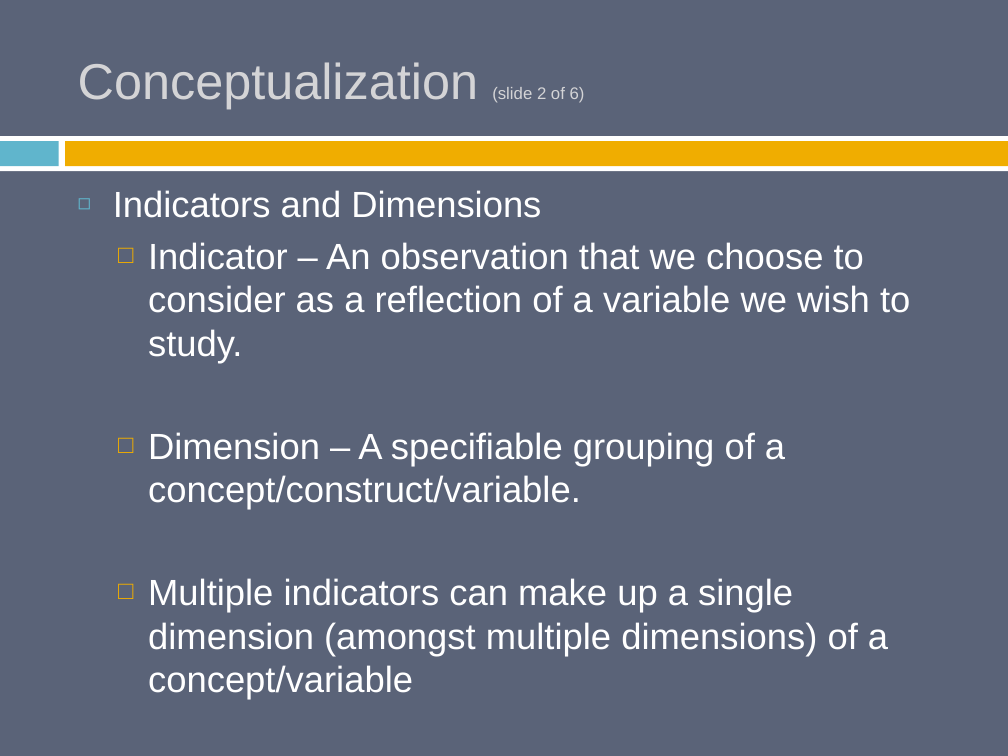
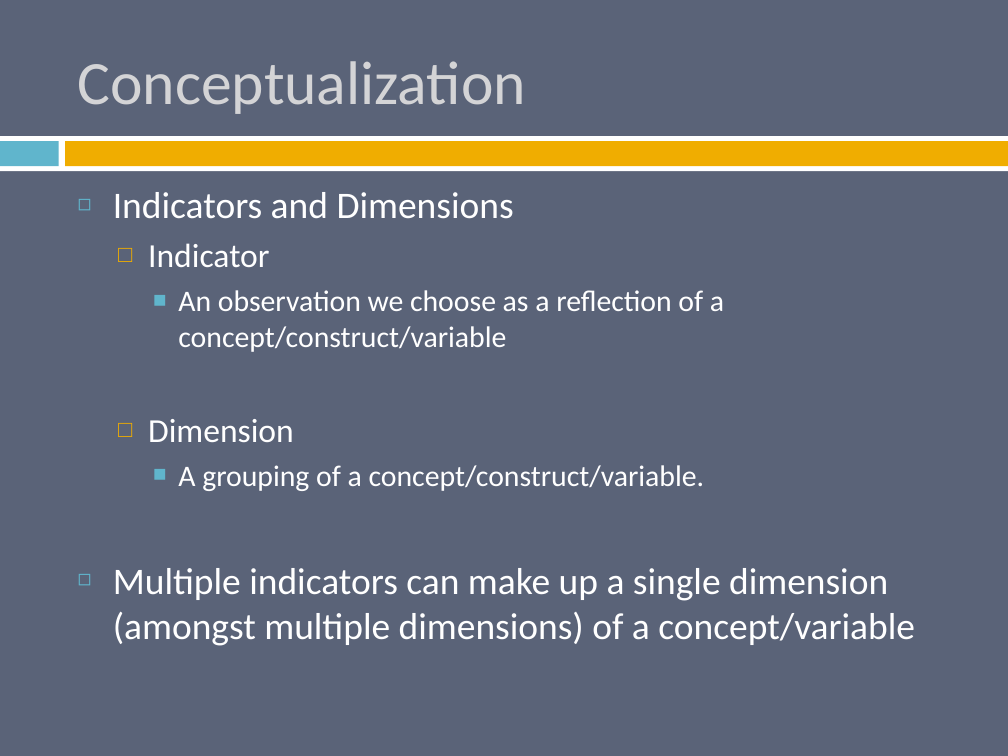
Before and after one commit to burrelvannjr/methods_csuf, a slide deck: slide 10 of ppts/Chapter 5 Slides.pptx (slide 6 before the commit). Drawn at 1008x756 pixels with LibreOffice and Linux fonts; fonts in the diff are those of the drawing. Boxes give left, top, right and bottom in pixels: in the first picture for what was removed or moved away, otherwise in the second. Text is boxed around its words. In the diff, an @@ line names an element or a change of style, - is before the commit and + after.

```diff
--- a/ppts/Chapter 5 Slides.pptx
+++ b/ppts/Chapter 5 Slides.pptx
@@ title at [78, 61, 526, 114]: text changed; size 36 to 44 pt; font Arial to Calibri @@
-Conceptualization (slide 2 of 6)
+Conceptualization
@@ text at [113, 192, 915, 646]: size 26 to 26.8 pt, font Arial to Calibri in "Indicators and Dimensions", "Multiple indicators can make up a single ..."; bullet □ to ◻; list level 2 to 1 in "Multiple indicators can make up ..."; bullet colour #F0AD00 to #60B5CC @@
@@ text at [148, 243, 724, 491]: text changed; size 26 to 21.3 pt; font Arial to Calibri @@
-  □ Indicator – An observation that we choose to consider as a reflection of a variable we wish to study.
-  □ Dimension – A specifiable grouping of a concept/construct/variable.
+  □ Indicator
+    ■ An observation we choose as a reflection of a concept/construct/variable
+  □ Dimension
+    ■ A grouping of a concept/construct/variable.
```
Also in this commit, not shown: 26 other slides changed, 18 slides added, 2 slides removed, 67 other files.
